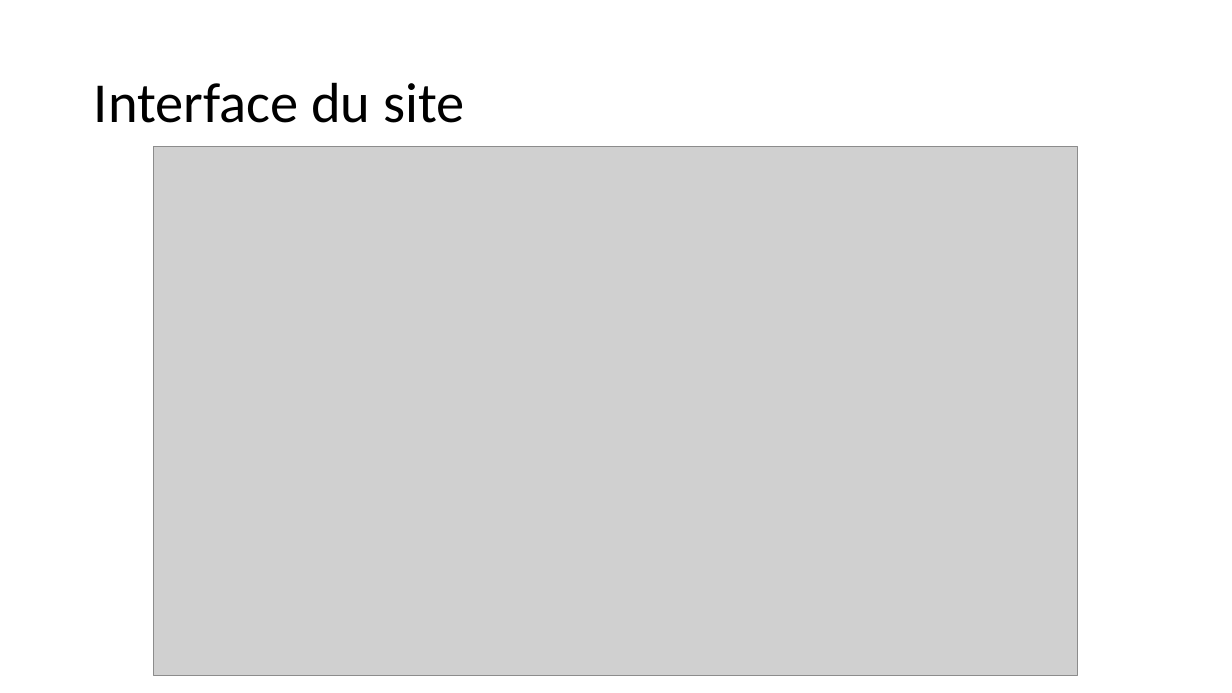
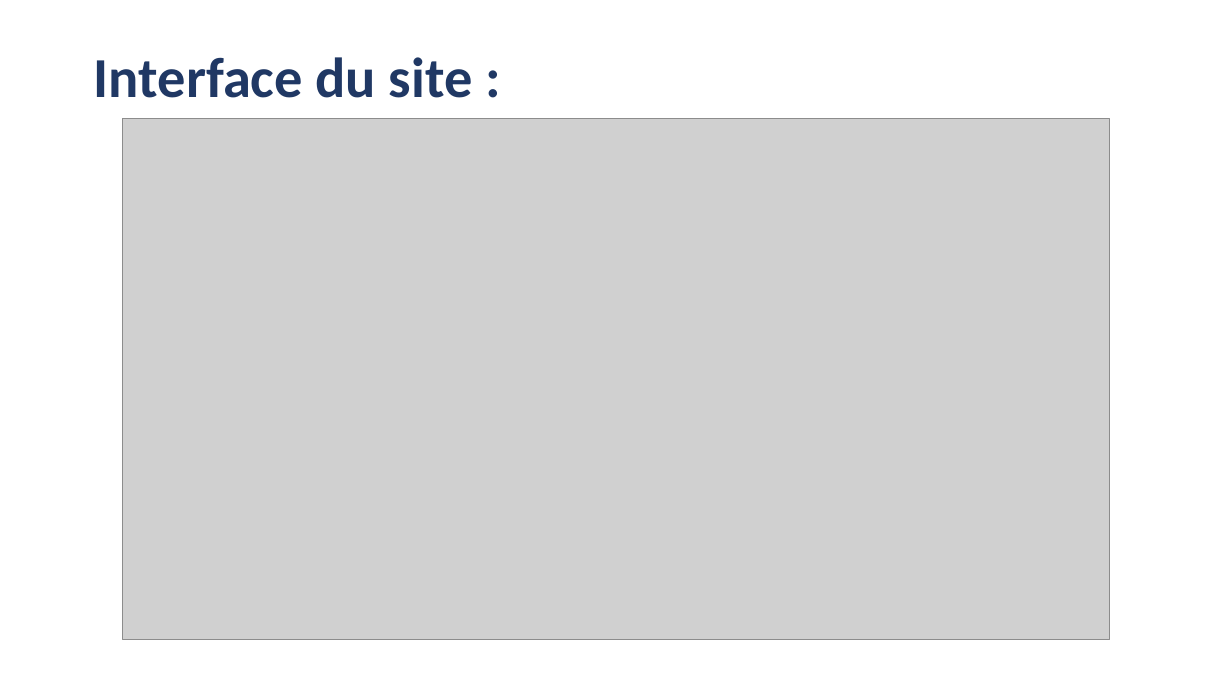
Before and after one commit to gwidoo/Projet-Web-application, a slide deck: slide 3 of Projet WEB.pptx. Drawn at 1232x693 pixels with LibreOffice and Linux fonts; fonts in the diff are those of the drawing; grey boxes stand for pictures. Boxes give left, top, right and bottom in pixels: in the first picture for what was removed or moved away, otherwise in the second. Text is boxed around its words. In the diff, an @@ line names an element or a change of style, - is before the commit and + after.

```diff
--- a/Projet WEB.pptx
+++ b/Projet WEB.pptx
@@ title at (94,57,473,98): text changed; text colour #000000 to #203864; bold on @@
-Interface du site
+Interface du site :
@@ picture: place and size @@
-picture at (154,147,1079,676)
+picture at (123,118,1110,639)
```
Also in this commit, not shown: 7 other slides changed.
